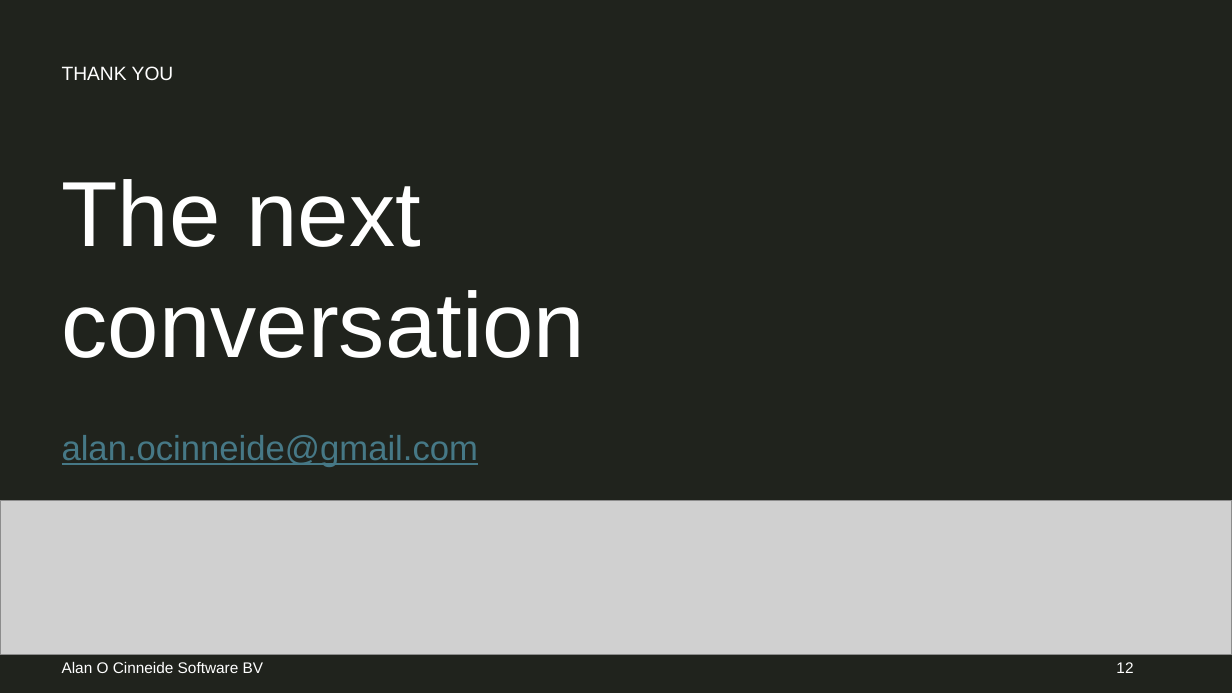
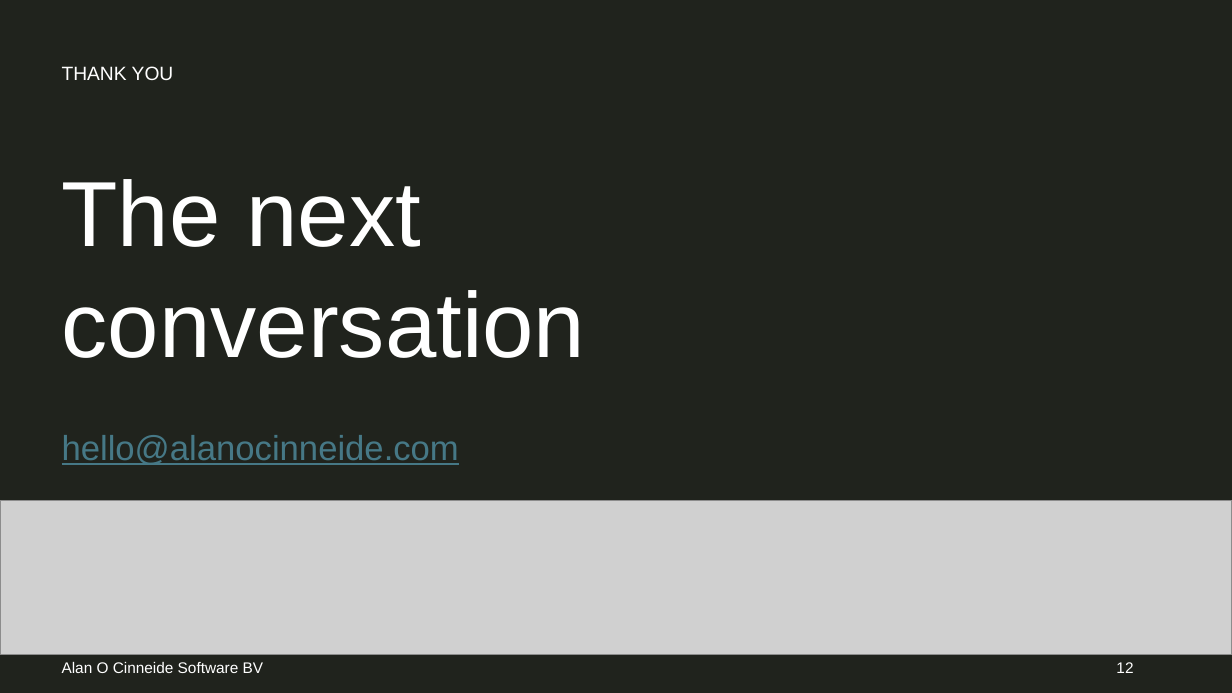
Before and after one commit to kenneide/aoc-design-system, a slide deck: slide 12 of assets/slides/house-style-templates.pptx. Drawn at 1232x693 pixels with LibreOffice and Linux fonts; fonts in the diff are those of the drawing; grey boxes stand for pictures. Boxes give left, top, right and bottom in pixels: in the first picture for what was removed or moved away, otherwise in the second. Text is boxed around its words. In the diff, an @@ line names an element or a change of style, - is before the commit and + after.

Commit message:
Update company contact email across site and presentations

```diff
--- a/assets/slides/house-style-templates.pptx
+++ b/assets/slides/house-style-templates.pptx
@@ text at [62,435,459,465]: text changed @@
-alan.ocinneide@gmail.com
+hello@alanocinneide.com
```
Also in this commit, not shown: 5 other files.
